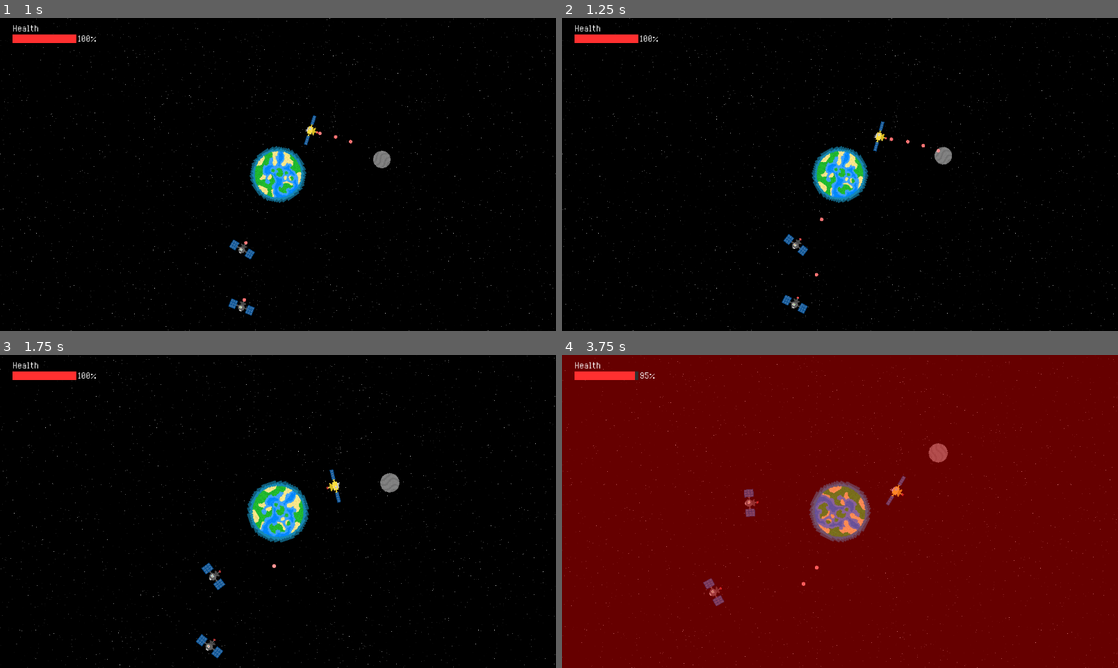
Above: before the commit, frames 1-4 (two rows, left to right).
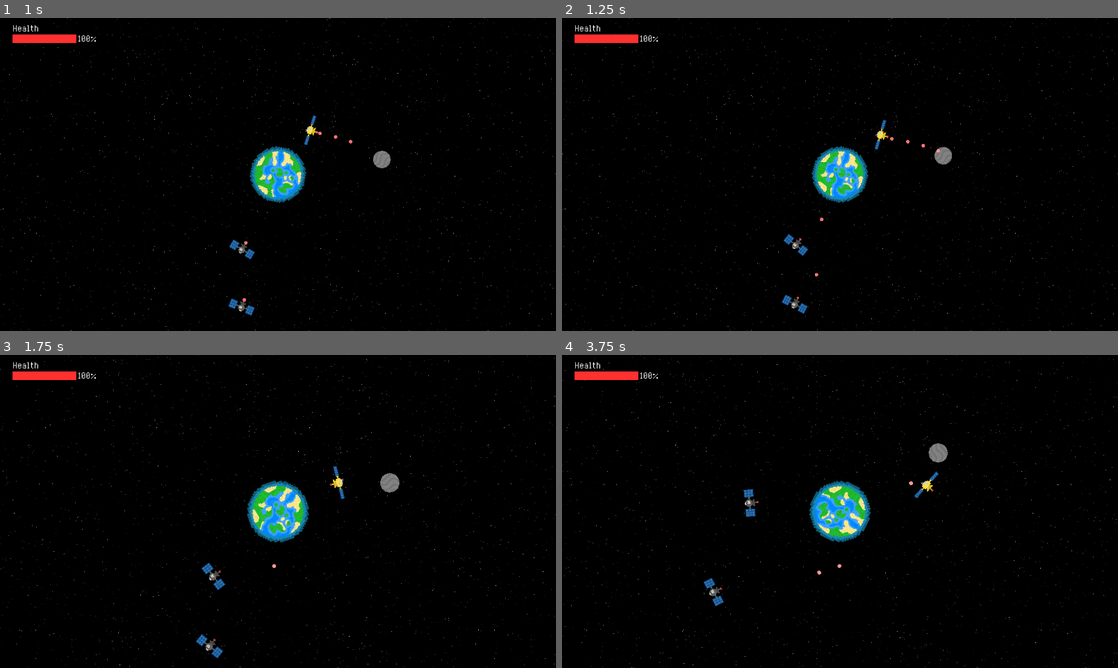
Above: after the commit, the same moments.

Repository: Birb-Games/gmtk-2025
Game: Godot game, scene res://scenes/main.tscn
Two runs of this game, one before a commit and one after it. Both use one fixed random seed, a clock stepped at 60 frames per second and the inputs below.
Inputs (mouse positions are in pixels of both pictures, inside the frame that each line leads up to):
- Up to frame 1 (1 s): move the mouse to (400, 158) at 0.52 s; press the mouse at (400, 158) at 0.53 s; hold Right (right) from 0.53 s (still down)
- Up to frame 2 (1.25 s): keep holding Right (right)
- Up to frame 3 (1.75 s): move the mouse to (166, 527) at 1.27 s; release Right (right) at 1.28 s; release the mouse at (166, 527) at 1.28 s; hold Down (down) from 1.28 s (still down); tap Mouse wheel up (zoom_camera_in) at 1.35 s
- Up to frame 4 (3.75 s): move the mouse to (895, 442) at 2.02 s; release Down (down) at 2.03 s; hold Right (right) 2.03-2.78 s; tap Mouse wheel down (zoom_camera_out) at 2.1 s; move the mouse to (812, 574) at 2.77 s; hold Up (up) 2.78-3.53 s; click (812, 574) at 2.85 s; move the mouse to (1006, 558) at 3.52 s; hold A (left) from 3.53 s (still down); tap Mouse wheel up (zoom_camera_in) at 3.6 s

Frame 1 is identical in both runs. In frame 2, 0.1% of the frame differs, in the area x 40-60%, y 32-93%; in frame 3, 0.2%; in frame 4, 100%, in the area x 0-100%, y 0-100%.

Commit message:
Completed control overhaul

Diff:
--- a/scripts/player_satellite.gd
+++ b/scripts/player_satellite.gd
@@ -23,31 +23,26 @@
 func get_health_perc() -> float:
 	return float(health) / float(MAX_HEALTH)
 
-func reverse_dir() -> void:
-	if reverse_timer > 0.0:
-		return
+func move(delta: float) -> void:
+	var dist = position.length()
 
 	var movement_angle: Angle = Angle.from_radians(-get_vel().angle())
+	var angle_from_planet: Angle = Angle.from_radians(-(position - get_parent().position).angle())
 	var desired_movement_vector: Vector2 = Vector2(Input.get_action_strength("right") - Input.get_action_strength("left"),
 		Input.get_action_strength("down") - Input.get_action_strength("up")).normalized()
-	if desired_movement_vector.length() == 0.0:
-		print(round(movement_angle.get_degrees()))
-		return
 	var desired_movement_angle: Angle = Angle.from_radians(-desired_movement_vector.angle())
 
-	if (movement_angle.minus(desired_movement_angle)).get_degrees() > 135 and (movement_angle.minus(desired_movement_angle)).get_degrees() < 225.0:
-			orbital_speed *= -1.0
-			reverse_timer = REVERSE_COOLDOWN
+	if reverse_timer <= 0.0 and desired_movement_vector.length() != 0.0:
+		if (movement_angle.minus(desired_movement_angle)).get_degrees() > 135 and (movement_angle.minus(desired_movement_angle)).get_degrees() < 225.0:
+				orbital_speed *= -1.0
+				reverse_timer = REVERSE_COOLDOWN
 
-	print(round(movement_angle.get_degrees()), " - ", round(desired_movement_angle.get_degrees()), " = ", round((movement_angle.minus(desired_movement_angle).get_degrees())))
+	if desired_movement_vector.length() != 0.0:
+		if (angle_from_planet.minus(desired_movement_angle)).get_degrees() > 315 or (angle_from_planet.minus(desired_movement_angle)).get_degrees() < 45:
+				dist += speed * delta
+		if (angle_from_planet.minus(desired_movement_angle)).get_degrees() > 135 and (angle_from_planet.minus(desired_movement_angle)).get_degrees() < 225.0:
+			dist -= speed * delta
 
-
-func move(delta: float) -> void:
-	var dist = position.length()
-	# if Input.is_action_pressed("up"):
-	# 	dist += speed * delta
-	# if Input.is_action_pressed("down"):
-	# 	dist -= speed * delta
 	var angle = position.angle()
 	dist = clamp(dist, min_dist, max_dist)
 	position = dist * Vector2(cos(angle), sin(angle))
@@ -69,7 +64,9 @@
 	if damage_timer > 0.0:
 		damage_timer -= delta
 
+	reverse_timer -= delta
 	move(delta)
+
 	# Rotate around center (0, 0)
 	position += get_vel() * delta
 
@@ -77,9 +74,6 @@
 	var diff = get_global_mouse_position() - global_position
 	var angle = diff.angle()
 	rotation = angle + PI / 2.0
-
-	reverse_timer -= delta
-	reverse_dir()
 
 	shoot_timer -= delta
 	shoot()
